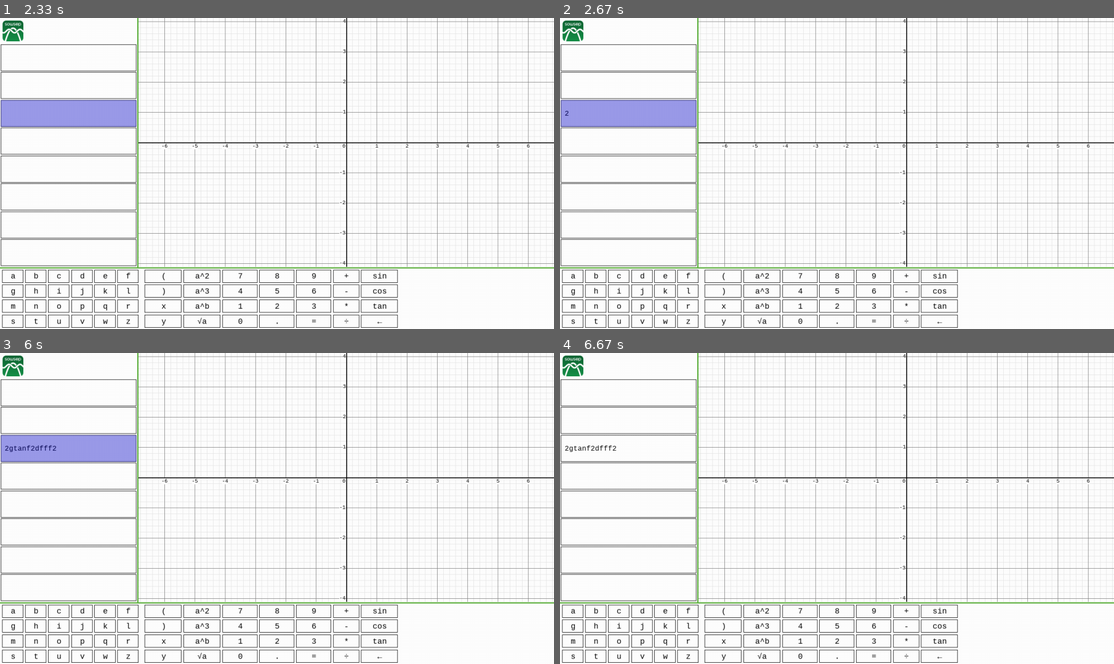
Above: before the commit, frames 1-4 (two rows, left to right).
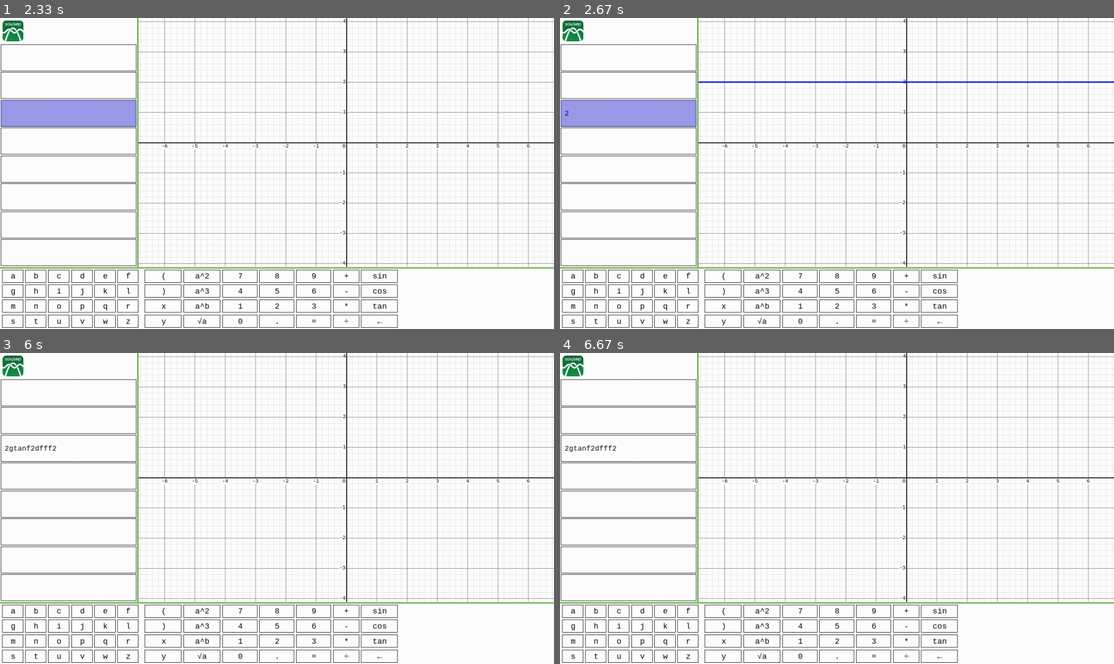
Above: after the commit, the same moments.

Repository: Asi4n-Inv4sion/Pygame-Graphing-Calculator
Game: pygame game, started from main.py
Two runs of this game, one before a commit and one after it. Both use one fixed random seed, a clock stepped at 60 frames per second and the inputs below.
Inputs (mouse positions are in pixels of both pictures, inside the frame that each line leads up to):
- Up to frame 1 (2.33 s): hold Up 0.33-0.8 s; click "sin" at 1.55 s; click (66, 154) at 1.88 s; click (127, 108) at 2.22 s
- Up to frame 2 (2.67 s): tap 2 at 2.5 s
- Up to frame 3 (6 s): tap G at 2.83 s; click "tan" at 3.22 s; click (421, 533) at 3.55 s; click (72, 455) at 3.88 s; hold Down 4.17-4.53 s; tap F at 4.23, 5.13, 5.43, 5.63 s; tap 2 at 4.32, 5.72 s; hold Right 5.07-5.53 s; hold D 5.07-5.53 s; hold Up 5.57-5.87 s; click "2gtanf2dfff2" at 5.95 s
- Up to frame 4 (6.67 s): hold Right from 6.23 s (still down); hold D from 6.23 s (still down); tap F at 6.3, 6.6 s

Frame 1 is identical in both runs. In frame 2, 0.4% of the frame differs, in the area x 25-100%, y 20-21%; in frame 3, 2.1%, in the area x 0-25%, y 26-35%; in frame 4, nothing differs.

Commit message:
Update main.py

Diff:
--- a/main.py
+++ b/main.py
@@ -5,6 +5,16 @@
 # for most functions
 # Given eight inputboxes to define variables or create functions
 #--------------------------------------------------------------------------------
+
+# To-do:
+# - Make and output box(s) for all errors to go
+# - Make sure you cannot enter invalid characters into the equation.
+# - Capitals/lower case shouldnt matter.
+# - More error support (multiple '=', starting/ending with operation, etc).
+# - Make dictionary of custom user-created variables
+# - Line intersection points that you can click to toggle the label visibility
+# - Error that doesn't allow more than one of the same user variable like a=1,a=2. What does 'a' equal then?
+
 
 from grid_class import *
 from GUI_class import *
@@ -32,9 +42,9 @@
             if x == -width//2:
                 p.append(None)
         else:
-            #If too big or small, set a limit. y//abs(y) gets the sign (+,-)
-            if y >= 10**10 or y <= -10**10:
-                y = y//abs(y)*10**10
+            #If too big or small, set a limit. Won't work if too big
+            if y >= 10**8 or y <= -(10**8):
+                y = y//abs(y)*(10**8)
             #Add the point to a list
             else:
                 p.append((x,y))
@@ -79,6 +89,13 @@
     pygame.draw.line(screen,(97,178,66),(0,0.8*HEIGHT+2),(WIDTH,0.8*HEIGHT+2),3)
     pygame.display.update()
 
+def getFunctions():
+    funcs = []
+    for f in funcList.equations:
+        funcs.append(list(f))
+    funcs = [Initialize(f) for f in funcs if len(f) > 0]
+    return [getPoints(f,round(WIDTH*0.75),grid.scale) for f in funcs if type(f) == list and len(f) > 0]
+
 # keyboard grids
 grid = CalcGrid(70,70)
 funcList = functionList((1,60,0.25*WIDTH-5,0.8*HEIGHT-60),8,1,1,1,('monospace',16))
@@ -97,18 +114,10 @@
 # graph translation
 Use = True
 while Use:
-    pygame.time.delay(50)
-    if tick % 20 == 0:
-        funcs = []
-        for f in funcList.equations:
-            funcs.append(list(f))
-        #print(funcs)
-        funcs = [Initialize(f) for f in funcs if len(f) > 0]
-        #print("F:",funcs)
-        functions = [getPoints(f,round(WIDTH*0.75),grid.scale) for f in funcs if type(f) == list and len(f) > 0]
-        #if len(func) > 0:
-        #    functions[0] = getPoints(Initialize(list(''.join(func).split(" "))),round(WIDTH*0.75))
-
+    pygame.time.delay(20)
+    #every half a second or so, the equations are tested for mistakes and added to the functions if they make sense
+    if tick % 25 == 0:
+        functions = getFunctions()
     '''
         funcs = funcList.equations[:]
         for i in range(len(funcs)):
@@ -141,8 +150,10 @@
             if 0.25 * WIDTH < mp[0] < WIDTH and mp[1] < 0.8*HEIGHT:
                 if event.button == 4:
                     grid.zoom('in')
+                    functions = getFunctions()
                 if event.button == 5:
                     grid.zoom('out')
+                    functions = getFunctions()
             if event.button == 1:
                 funcList.selectFunc(funcList.mouseOverCell(mp[0],mp[1]))
                 if keypad.mouseOverCell(mp[0],mp[1]) != None:
